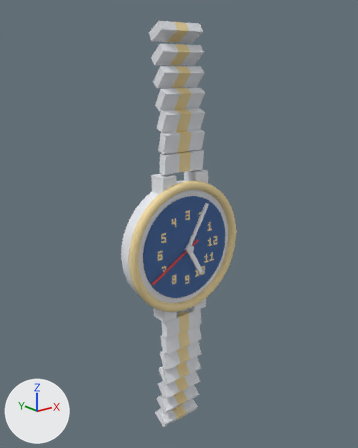
One commit to the OBJ model examples/recipes/wristwatch/scene.obj: the scene before it, then after it.
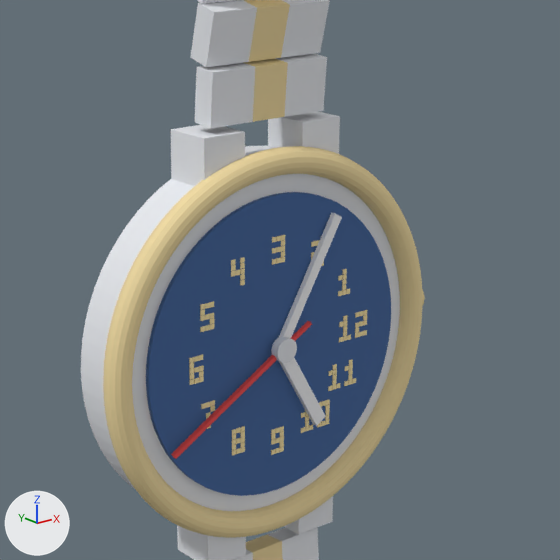
Each version appears first whole from a camera (50 mm lens) standing at (-9.21, -11.44, 5.28) and looking at (0.13, 0.23, 0.61), and next in a close-up on the part from 26% to 79% of the width and 29% to 71% of the height. The lights are fixed; the arrows at lower left show +X, +Y and +Z. The first two pictures are the older version. Where no turn or scale is listed for an object, it has been applied to the vertices. Vertices at exactly the same position are counted once.

In view in the first close-up: 'wristwatch'.
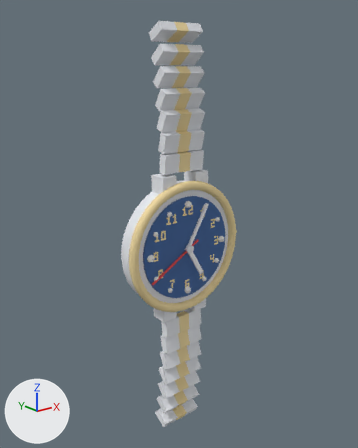
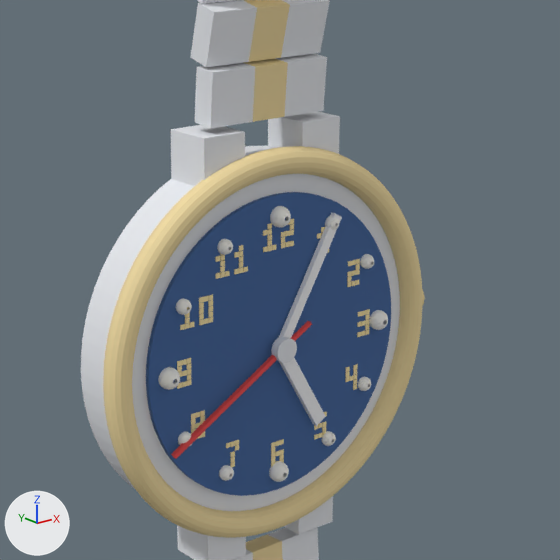
Commit message: refine(wristwatch): sphere hour markers + outward numerals

The edits, one by one:
me_wristwatch is used by ob_wristwatch; location (0.0, 0.0, 0.0).
me_wristwatch had 4848 vertices, 4772 faces and spanned x -2.09..2.31, y -0.5..0.5, z -6.5..6.5.
me_wristwatch now has 8616 vertices, 8228 faces and spans x -2.09..2.31, y -0.5..0.5, z -6.5..6.5.
me_wristwatch part 1: the loose piece of 8 vertices spanning x -0.08..-0.03, y -0.35..-0.32, z 1.14..1.19 is moved by (-0.06, 0.0, 0.15).
me_wristwatch part 2: the loose piece of 8 vertices spanning x -0.03..0.03, y -0.35..-0.32, z 1.14..1.19 is moved by (-0.17, 0.0, 0.09).
me_wristwatch part 3: the loose piece of 8 vertices spanning x -0.08..-0.03, y -0.35..-0.32, z 1.02..1.08 is moved by (-0.06, 0.0, 0.21).
me_wristwatch part 4: the loose piece of 8 vertices spanning x 0.03..0.08, y -0.35..-0.32, z 1.14..1.19 is moved by (-0.17, 0.0, 0.03).
me_wristwatch part 5: the loose piece of 8 vertices spanning x -0.03..0.03, y -0.35..-0.32, z 1.02..1.08 is moved by (-0.12, 0.0, 0.09).
me_wristwatch part 6: the loose piece of 8 vertices spanning x 0.03..0.08, y -0.35..-0.32, z 1.08..1.13 is moved by (-0.23, 0.0, -0.02).
me_wristwatch part 7: the loose piece of 8 vertices spanning x 0.03..0.08, y -0.35..-0.32, z 1.02..1.08 is moved by (-0.17, 0.0, 0.03).
me_wristwatch part 8: the loose piece of 8 vertices spanning x -0.08..-0.03, y -0.35..-0.32, z 0.91..0.96 is moved by (0.0, 0.0, 0.15).
me_wristwatch part 9: the loose piece of 8 vertices spanning x -0.03..0.03, y -0.35..-0.32, z 0.91..0.96 is moved by (0.17, 0.0, 0.38).
me_wristwatch part 10: the loose piece of 8 vertices spanning x 0.44..0.49, y -0.35..-0.32, z 1.0..1.05 is moved by (-0.29, 0.0, 0.23).
me_wristwatch part 11: the loose piece of 8 vertices spanning x -0.49..-0.44, y -0.35..-0.32, z 1.0..1.05 is moved by (0.52, 0.0, 0.12).
me_wristwatch part 12: the loose piece of 8 vertices spanning x -0.49..-0.44, y -0.35..-0.32, z 0.94..0.99 is moved by (0.52, 0.0, 0.12).
me_wristwatch part 13: the loose piece of 8 vertices spanning x 0.88..0.94, y -0.35..-0.32, z 0.5..0.55 is moved by (0.07, 0.0, 0.19).
me_wristwatch part 14: the loose piece of 8 vertices spanning x 0.88..0.94, y -0.35..-0.32, z 0.44..0.49 is moved by (0.13, 0.0, 0.25).
me_wristwatch part 15: the loose piece of 8 vertices spanning x 0.94..0.99, y -0.35..-0.32, z 0.38..0.44 is moved by (0.13, 0.0, 0.31).
me_wristwatch part 16: 106 loose pieces with 848 vertices, spanning x -1.13..1.25, y -0.36..-0.32, z -1.19..1.05, are deleted.
me_wristwatch part 17: 80 vertices removed from x -0.99..0.61, y -0.36..-0.32, z -0.99..0.94; 4696 vertices added at x -1.51..1.51, y -0.48..-0.26, z -1.51..1.51.
Other edits to the shape of me_wristwatch do not show in these pictures.

Where the change shows, as pixel boxes (x1, y1, x2, y2) in the close-ups (560 x 560 px; the box of a moved part takes in the faces that stretch with it):
part 1 of me_wristwatch, moved or reshaped: before (272, 237, 276, 243); after (267, 223, 272, 229)
part 2 of me_wristwatch, moved or reshaped: before (276, 236, 281, 242); after (263, 230, 268, 236)
part 3 of me_wristwatch, moved or reshaped: before (272, 248, 276, 254); after (268, 229, 272, 235)
part 4 of me_wristwatch, moved or reshaped: before (281, 235, 285, 241); after (267, 234, 272, 240)
part 5 of me_wristwatch, moved or reshaped: before (276, 247, 281, 253); after (267, 240, 272, 246)
part 6 of me_wristwatch, moved or reshaped: before (281, 240, 285, 246); after (263, 246, 268, 252)
part 7 of me_wristwatch, moved or reshaped: before (281, 246, 285, 252); after (267, 245, 272, 251)
part 8 of me_wristwatch, moved or reshaped: before (272, 259, 276, 265); after (272, 244, 276, 250)
part 9 of me_wristwatch, moved or reshaped: before (276, 258, 281, 264); after (290, 218, 294, 224)
part 10 of me_wristwatch, moved or reshaped: before (311, 241, 316, 247); after (290, 224, 294, 230)
part 11 of me_wristwatch, moved or reshaped: before (240, 257, 245, 263); after (281, 237, 285, 243)
part 12 of me_wristwatch, moved or reshaped: before (240, 263, 245, 269); after (281, 242, 285, 248)
part 13 of me_wristwatch, moved or reshaped: before (342, 279, 346, 285); after (348, 261, 352, 266)
part 14 of me_wristwatch, moved or reshaped: before (342, 284, 346, 290); after (352, 260, 356, 265)
part 15 of me_wristwatch, moved or reshaped: before (346, 289, 350, 294); after (356, 259, 360, 264)
part 16 of me_wristwatch, deleted: before (189, 259, 367, 456)
part 17 of me_wristwatch, built on: before (200, 268, 245, 321); after (158, 206, 388, 482)
